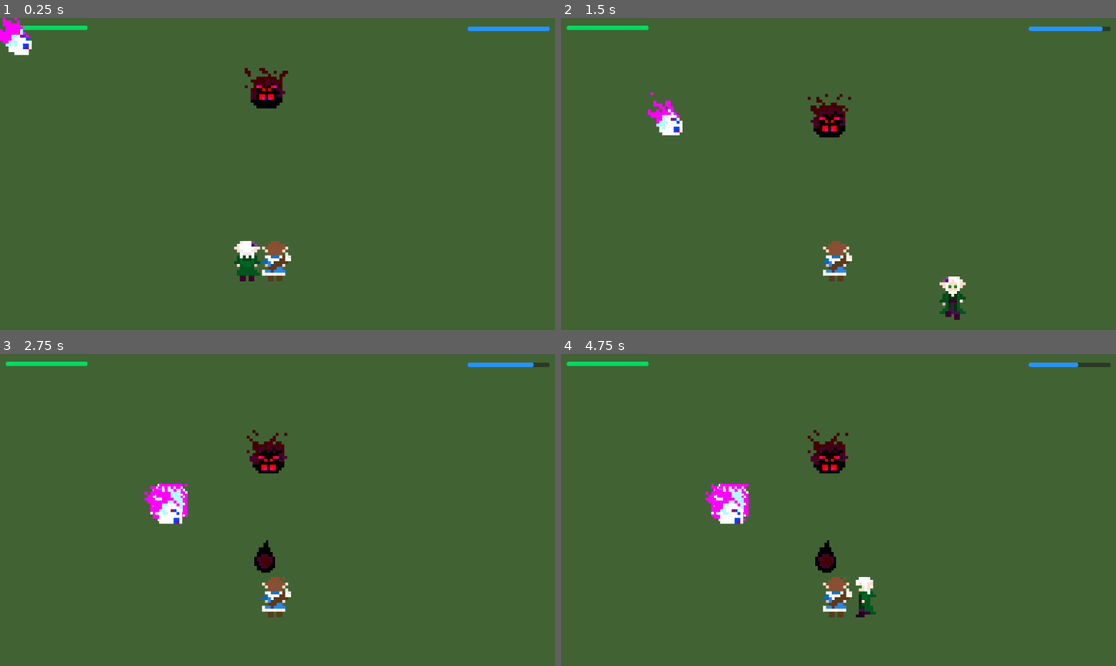
Above: before the commit, frames 1-4 (two rows, left to right).
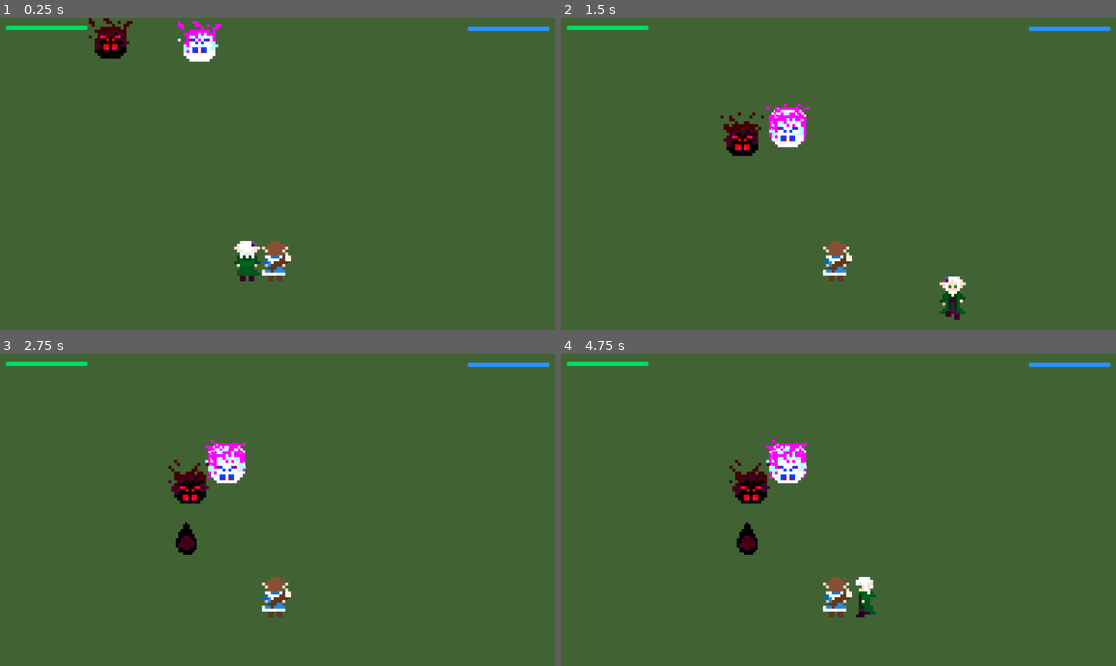
Above: after the commit, the same moments.

Repository: WolfCipher/Together
Game: Godot game, scene res://Scenes/test.tscn
Same seed, same stepped clock (60 frames per second), same inputs: the game is played once before the commit and once after it.
Inputs:
- Up to frame 1 (0.25 s): no input
- Up to frame 2 (1.5 s): hold D (e_right) 0.53-1.28 s; tap Q (e_attack1) at 0.6 s; hold S (e_down) from 1.28 s (still down); tap E (e_attack2) at 1.35 s
- Up to frame 3 (2.75 s): release S (e_down) at 2.03 s; hold D (e_right) from 2.03 s (still down); hold Shift (e_sync) from 2.03 s (still down)
- Up to frame 4 (4.75 s): release D (e_right) at 2.78 s; release Shift (e_sync) at 2.78 s; hold W (e_up) 2.78-3.53 s; tap Q (e_attack1) at 2.85 s; hold A (e_left) from 3.53 s (still down); tap E (e_attack2) at 3.6 s; tap Shift (e_sync) at 4.35 s

The runs differ from the first frame. In frame 1, 2.4% of the frame differs, in the area x 0-52%, y 0-29%; in frame 2, 2.6%; in frame 3, 3.3%; in frame 4, 3.4%, in the area x 26-100%, y 2-71%.

Commit message:
Enemy Spawner
Enemies can be spawned in predefined waves and locations.

Diff:
--- a/Entities/Enemy/Enemy_AoE.tscn
+++ b/Entities/Enemy/Enemy_AoE.tscn
@@ -2,6 +2,7 @@
 
 [ext_resource type="Script" uid="uid://bbl16o0pnn8cp" path="res://Entities/Enemy/enemy.gd" id="1_3sgmk"]
 [ext_resource type="Texture2D" uid="uid://b3fas4g1qgld3" path="res://Entities/Enemy/AoE Enemy/AoE_Enemy_Front/AoE_Enemy_Front00.png" id="2_3sgmk"]
+[ext_resource type="PackedScene" uid="uid://bc3qbgah2llsb" path="res://Scenes/AoE_Enemy.tscn" id="2_8c3m6"]
 [ext_resource type="Texture2D" uid="uid://bvrqwfl55gkd7" path="res://Entities/Enemy/AoE Enemy/AoE_Enemy_Front/AoE_Enemy_Front01.png" id="3_lya4s"]
 [ext_resource type="Texture2D" uid="uid://31tjrp5mj4s4" path="res://Entities/Enemy/AoE Enemy/AoE_Enemy_Front/AoE_Enemy_Front02.png" id="4_fc8jw"]
 [ext_resource type="Texture2D" uid="uid://q6k44mc3w8vh" path="res://Entities/Enemy/AoE Enemy/AoE_Enemy_Front/AoE_Enemy_Front03.png" id="5_4wjkq"]
@@ -382,17 +383,18 @@
 }]
 
 [sub_resource type="RectangleShape2D" id="RectangleShape2D_1f0kj"]
-size = Vector2(73, 73)
+size = Vector2(66, 73)
 
 [node name="Enemy" type="Area2D" unique_id=1136344332 groups=["AoE_Enemy", "Enemy"]]
 script = ExtResource("1_3sgmk")
+AoE_scene = ExtResource("2_8c3m6")
 
 [node name="Enemy" type="AnimatedSprite2D" parent="." unique_id=1432958030]
 sprite_frames = SubResource("SpriteFrames_287tu")
 animation = &"walk_up"
 
 [node name="CollisionShape2D" type="CollisionShape2D" parent="." unique_id=1108988105]
-position = Vector2(6.5, 6.5)
+position = Vector2(3, 6.5)
 shape = SubResource("RectangleShape2D_1f0kj")
 
 [connection signal="area_entered" from="." to="." method="_on_area_entered"]
--- a/Entities/Enemy/Enemy_Projectile.tscn
+++ b/Entities/Enemy/Enemy_Projectile.tscn
@@ -2,6 +2,7 @@
 
 [ext_resource type="Texture2D" uid="uid://cqgjxxjhy8f3b" path="res://Entities/Enemy/Projectile Enemy/Projectile_Enemy_Front/Projectile_Enemy00.png" id="2_7vco5"]
 [ext_resource type="Script" uid="uid://bbl16o0pnn8cp" path="res://Entities/Enemy/enemy.gd" id="2_afpow"]
+[ext_resource type="PackedScene" uid="uid://bt11repin2mba" path="res://Scenes/projectileEnemy.tscn" id="2_tc8ph"]
 [ext_resource type="Texture2D" uid="uid://co37ofkvy5co3" path="res://Entities/Enemy/Projectile Enemy/Projectile_Enemy_Front/Projectile_Enemy01.png" id="3_7xmqa"]
 [ext_resource type="Texture2D" uid="uid://cls21tjsnsy5" path="res://Entities/Enemy/Projectile Enemy/Projectile_Enemy_Front/Projectile_Enemy02.png" id="4_8w0mm"]
 [ext_resource type="Texture2D" uid="uid://dgbuvcbm2vhe7" path="res://Entities/Enemy/Projectile Enemy/Projectile_Enemy_Front/Projectile_Enemy03.png" id="5_ebugx"]
@@ -382,17 +383,18 @@
 }]
 
 [sub_resource type="RectangleShape2D" id="RectangleShape2D_1f0kj"]
-size = Vector2(73, 73)
-
-[node name="Enemy" type="Area2D" unique_id=1136344332 groups=["Enemy"]]
+size = Vector2(66, 73)
+
+[node name="Enemy" type="Area2D" unique_id=1136344332 groups=["Enemy", "ProjectileEnemy"]]
 script = ExtResource("2_afpow")
+projectile_scene = ExtResource("2_tc8ph")
 
 [node name="Enemy" type="AnimatedSprite2D" parent="." unique_id=1432958030]
 sprite_frames = SubResource("SpriteFrames_287tu")
 animation = &"walk_up"
 
 [node name="CollisionShape2D" type="CollisionShape2D" parent="." unique_id=1108988105]
-position = Vector2(6.5, 6.5)
+position = Vector2(3, 6.5)
 shape = SubResource("RectangleShape2D_1f0kj")
 
 [connection signal="area_entered" from="." to="." method="_on_area_entered"]
--- a/Entities/Enemy/enemy.gd
+++ b/Entities/Enemy/enemy.gd
@@ -13,6 +13,7 @@
 @export var attackDistance := 300 # distance that the enemy needs to attack
 @export var attackFrequency := 1 # how frequent the attacks are
 @export var projectile_scene: PackedScene
+@export var AoE_scene: PackedScene
 
 var attack_cooldown := 0.0
 
@@ -37,6 +38,7 @@
 	else:
 		target_pos = pos2
 
+	# TODO some enemies attack while moving!!!!!
 	# Move enemy to target, if the enemy is not within a certain distance
 	# Otherwise, attack
 	if target_dist > attackDistance:
@@ -97,7 +99,7 @@
 	var tween = create_tween()
 	# switch sprite between red and normal
 	if health >= 1:
-		tween.tween_property(sprite, "modulate", Color(1,0,0), 0.1)
+		tween.tween_property(sprite, "modulate", Color(0.5,0,0), 0.1)
 		tween.tween_property(sprite, "modulate", Color(1,1,1), 0.1)
 	else:
 		tween.tween_property(sprite, "modulate", Color(0.286, 0.0, 0.0, 1.0), 0.1)
@@ -125,7 +127,7 @@
 
 # spawn AoE attack
 func create_AoE() -> void:
-	var AoE = projectile_scene.instantiate()
+	var AoE = AoE_scene.instantiate()
 	# position underneath enemy
 	AoE.global_position = global_position
 
--- a/Entities/Enemy/shadowElvyria.tscn
+++ b/Entities/Enemy/shadowElvyria.tscn
@@ -334,7 +334,7 @@
 }]
 
 [sub_resource type="RectangleShape2D" id="RectangleShape2D_1f0kj"]
-size = Vector2(73, 73)
+size = Vector2(54, 85)
 
 [node name="Enemy" type="Area2D" unique_id=1136344332 groups=["Enemy"]]
 script = ExtResource("1_reyoy")
@@ -344,7 +344,7 @@
 animation = &"walk_up"
 
 [node name="CollisionShape2D" type="CollisionShape2D" parent="." unique_id=1108988105]
-position = Vector2(6.5, 6.5)
+position = Vector2(-3, 0.5)
 shape = SubResource("RectangleShape2D_1f0kj")
 
 [connection signal="area_entered" from="." to="." method="_on_area_entered"]
--- a/Entities/Enemy/shadowRyl.tscn
+++ b/Entities/Enemy/shadowRyl.tscn
@@ -334,7 +334,7 @@
 }]
 
 [sub_resource type="RectangleShape2D" id="RectangleShape2D_1f0kj"]
-size = Vector2(73, 73)
+size = Vector2(60, 85)
 
 [node name="Enemy" type="Area2D" unique_id=1136344332 groups=["Enemy"]]
 script = ExtResource("1_xte2n")
@@ -344,7 +344,7 @@
 animation = &"walk_up"
 
 [node name="CollisionShape2D" type="CollisionShape2D" parent="." unique_id=1108988105]
-position = Vector2(6.5, 6.5)
+position = Vector2(0, 0.5)
 shape = SubResource("RectangleShape2D_1f0kj")
 
 [connection signal="area_entered" from="." to="." method="_on_area_entered"]
--- /dev/null
+++ b/Scenes/SpawnManager.gd
@@ -0,0 +1,66 @@
+extends Node
+
+@onready var root: Node2D = $".."
+
+@export var prefab_a: PackedScene # Projectile
+@export var prefab_b: PackedScene # AoE
+@export var prefab_c: PackedScene # Shadow Elvyria
+@export var prefab_d: PackedScene # Shadow Ryl
+#@export var prefab_e: PackedScene
+@export var spawn_positions: Array[Vector2] = [Vector2(200, 0), Vector2(400,0), Vector2(600,0), Vector2(800,0)] # predefined locations that enemies can spawn at
+
+# each outer element represents the wave
+# each inner element represents how many enemies of a particular type (a, b, c, etc.) are spawned in a wave
+@export var waves: Array = [
+	[1,1,0,0], # wave 1
+	[2,2,0,0] # wave 2
+]
+
+# helps with looping through the wave array and spawning the particular enemies
+@onready var enemy_types: Array = [
+	prefab_a, prefab_b, prefab_c, prefab_d
+]
+
+@export var target1: Node2D
+@export var target2: Node2D
+
+var waveNum = 0
+
+func _ready():
+	# instantiate first wave
+	spawn()
+
+func _process(delta: float) -> void:
+	# if current wave is over (all enemies are defeated, so self has no children), start new wave
+	if self.get_child_count() == 0:
+		# TODO handle finishing level
+		if waveNum >= waves.size():
+			return
+		else:
+			spawn()
+
+func spawn() -> void:
+	# which spawn location to use
+	var index = 0
+
+	var wave = waves[waveNum]
+
+	# go through each enemy type
+	for i in wave.size():
+		# create as many enemies of that type as needed
+		for j in range(wave[i]):
+			var enemy = enemy_types[i].instantiate()
+
+			# set players as targets
+			# Note: all other variables can be set in the tscn itself
+			enemy.target1 = target1
+			enemy.target2 = target2
+
+			# choose location and add enemy to spawn manager
+			# wave is over once all enemies are dequeued from the spawn manager
+			enemy.global_position = spawn_positions[index]
+			self.add_child(enemy)
+
+			index = (index + 1) % spawn_positions.size() # go to next position for instantiation
+
+	waveNum += 1
--- a/Scenes/test.tscn
+++ b/Scenes/test.tscn
@@ -1,12 +1,13 @@
 [gd_scene format=3 uid="uid://def23c04mji30"]
 
 [ext_resource type="PackedScene" uid="uid://b2k8uloh5yjet" path="res://Scenes/projectileElvyria.tscn" id="2_i3aeo"]
-[ext_resource type="PackedScene" uid="uid://bt11repin2mba" path="res://Scenes/projectileEnemy.tscn" id="4_ys1qc"]
 [ext_resource type="AudioStream" uid="uid://bsxorsv3cuq10" path="res://Sound/Music/core_loop.mp3" id="5_35xla"]
-[ext_resource type="PackedScene" path="res://Scenes/ryl_health.tscn" id="6_i3aeo"]
-[ext_resource type="PackedScene" path="res://Scenes/elvyria_health.tscn" id="7_5wyu1"]
+[ext_resource type="PackedScene" uid="uid://pppv0qwe6p8b" path="res://Scenes/ryl_health.tscn" id="6_i3aeo"]
+[ext_resource type="PackedScene" uid="uid://bcqu3ma0d0gks" path="res://Scenes/elvyria_health.tscn" id="7_5wyu1"]
 [ext_resource type="PackedScene" uid="uid://dhfrkl3n4y3a8" path="res://Entities/Enemy/Enemy_AoE.tscn" id="9_2cgwh"]
-[ext_resource type="PackedScene" uid="uid://bc3qbgah2llsb" path="res://Scenes/AoE_Enemy.tscn" id="10_iaow0"]
+[ext_resource type="Script" uid="uid://dv6yu7qom86g4" path="res://Scenes/SpawnManager.gd" id="11_aees8"]
+[ext_resource type="PackedScene" uid="uid://owwcqowd8wlq" path="res://Entities/Enemy/shadowElvyria.tscn" id="12_mie3u"]
+[ext_resource type="PackedScene" uid="uid://cmumeyfum7ths" path="res://Entities/Enemy/shadowRyl.tscn" id="13_0qy5o"]
 [ext_resource type="PackedScene" uid="uid://bb5t0ma2u778q" path="res://Entities/Player/Elvyria.tscn" id="146_pe2hm"]
 [ext_resource type="PackedScene" uid="uid://4dgsu2ov4y1i" path="res://Entities/Player/Ryl.tscn" id="147_1fd1n"]
 [ext_resource type="PackedScene" uid="uid://dlultbfqrgh0r" path="res://Entities/Enemy/Enemy_Projectile.tscn" id="148_ff0aa"]
@@ -20,12 +21,6 @@
 
 [node name="Ryl" parent="." unique_id=802610192 instance=ExtResource("147_1fd1n")]
 position = Vector2(574, 505)
-
-[node name="Enemy" parent="." unique_id=1136344332 node_paths=PackedStringArray("target1", "target2") groups=["ProjectileEnemy"] instance=ExtResource("148_ff0aa")]
-position = Vector2(547, 96)
-target1 = NodePath("../Elvyria")
-target2 = NodePath("../Ryl")
-projectile_scene = ExtResource("4_ys1qc")
 
 [node name="RylHealth" parent="." unique_id=199826155 node_paths=PackedStringArray("character") instance=ExtResource("6_i3aeo")]
 offset_left = 971.0
@@ -42,7 +37,11 @@
 autoplay = true
 parameters/looping = true
 
-[node name="Enemy2" parent="." unique_id=1319281044 node_paths=PackedStringArray("target1", "target2") instance=ExtResource("9_2cgwh")]
-target1 = NodePath("../Ryl")
-target2 = NodePath("../Elvyria")
-projectile_scene = ExtResource("10_iaow0")
+[node name="SpawnManager" type="Node2D" parent="." unique_id=708660748 node_paths=PackedStringArray("target1", "target2")]
+script = ExtResource("11_aees8")
+prefab_a = ExtResource("148_ff0aa")
+prefab_b = ExtResource("9_2cgwh")
+prefab_c = ExtResource("12_mie3u")
+prefab_d = ExtResource("13_0qy5o")
+target1 = NodePath("../Elvyria")
+target2 = NodePath("../Ryl")
Not shown, added: Scenes/SpawnManager.gd.uid
